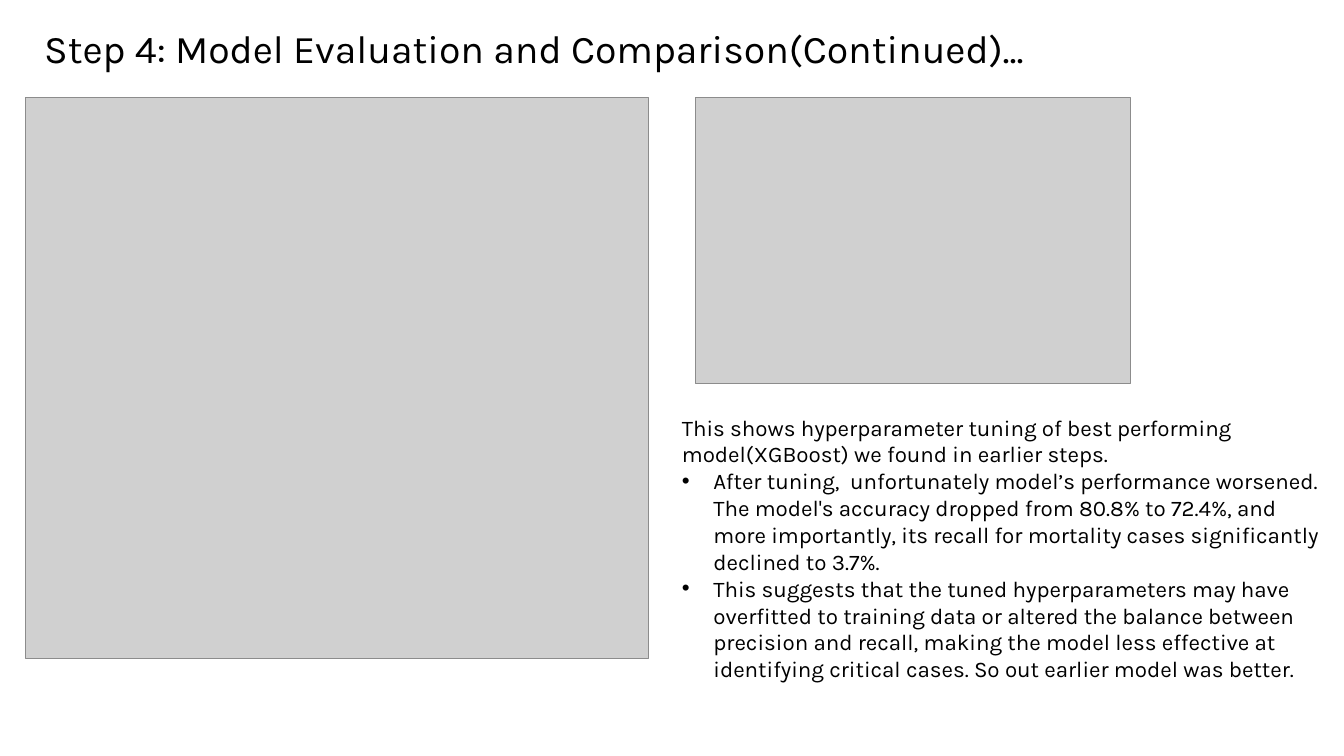
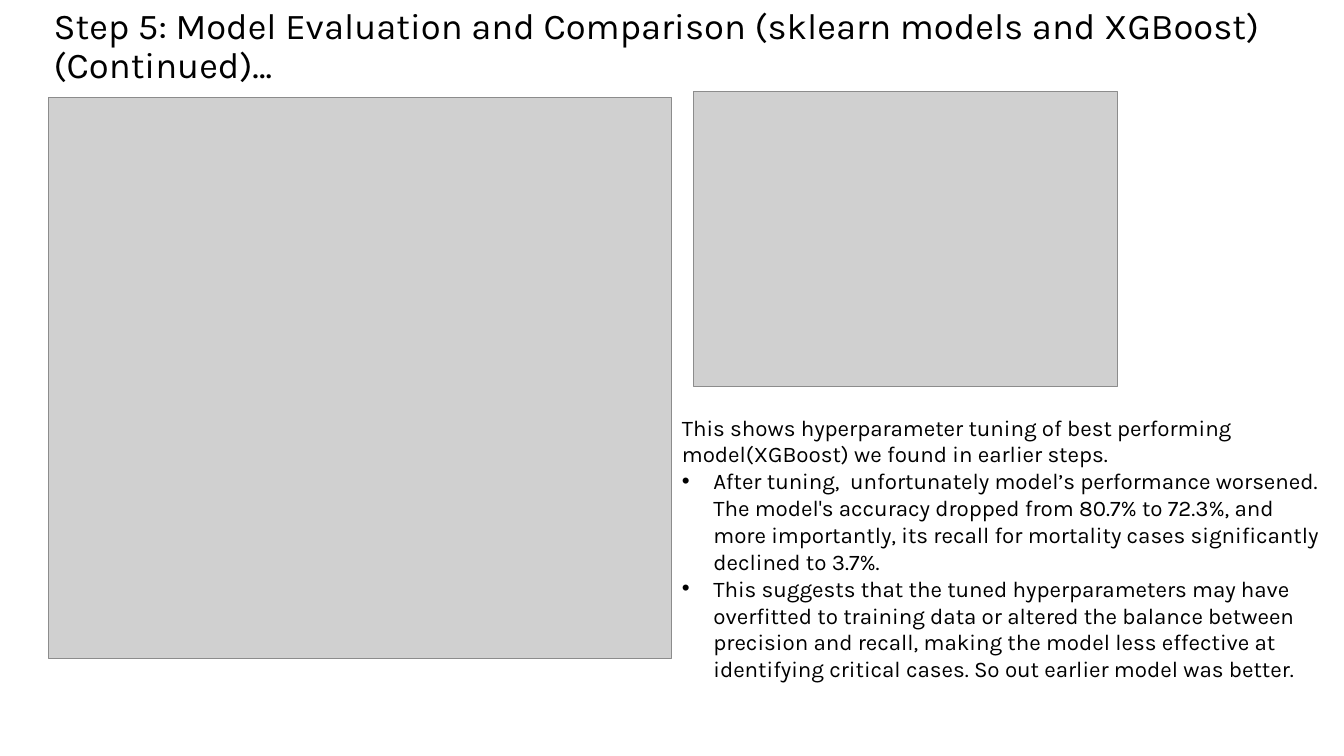
Before and after one commit to AnkitaSavaliya/AIH, a slide deck: slide 18 of ML-DL_MIMIC-IV_ARF_MORTALITY_PREDICTION.pptx. Drawn at 1344x756 pixels with LibreOffice and Linux fonts; fonts in the diff are those of the drawing; grey boxes stand for pictures. Boxes give left, top, right and bottom in pixels: in the first picture for what was removed or moved away, otherwise in the second. Text is boxed around its words. In the diff, an @@ line names an element or a change of style, - is before the commit and + after.

```diff
--- a/ML-DL_MIMIC-IV_ARF_MORTALITY_PREDICTION.pptx
+++ b/ML-DL_MIMIC-IV_ARF_MORTALITY_PREDICTION.pptx
@@ text at (54, 12, 1259, 82): text changed; size 28 to 26 pt @@
-Step 4: Model Evaluation and Comparison(Continued)...
+Step 5: Model Evaluation and Comparison (sklearn models and XGBoost) (Continued)…
@@ picture: place and size @@
-picture at (25, 98, 648, 658)
+picture at (48, 98, 671, 658)
@@ picture: place and size @@
-picture at (696, 98, 1130, 384)
+picture at (694, 92, 1117, 386)
@@ text at (713, 473, 1319, 571): text changed @@
-• After tuning, unfortunately model’s performance worsened. The model's accuracy dropped from 80.8% to 72.4%, and more importantly, its recall for mortality cases significantly declined to 3.7%.
+• After tuning, unfortunately model’s performance worsened. The model's accuracy dropped from 80.7% to 72.3%, and more importantly, its recall for mortality cases significantly declined to 3.7%.
```
Also in this commit, not shown: 18 other slides changed, 1 other file.
